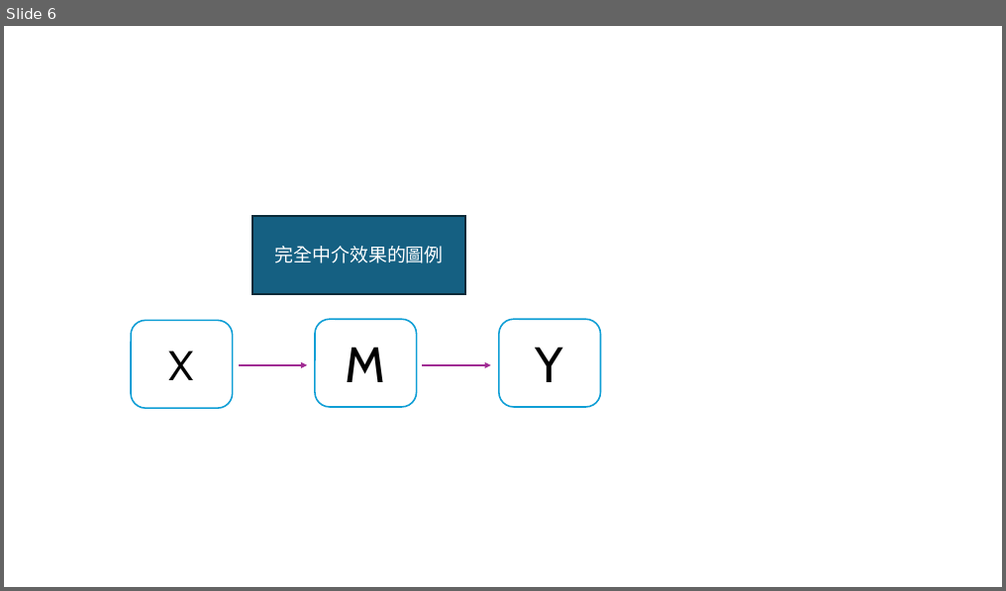
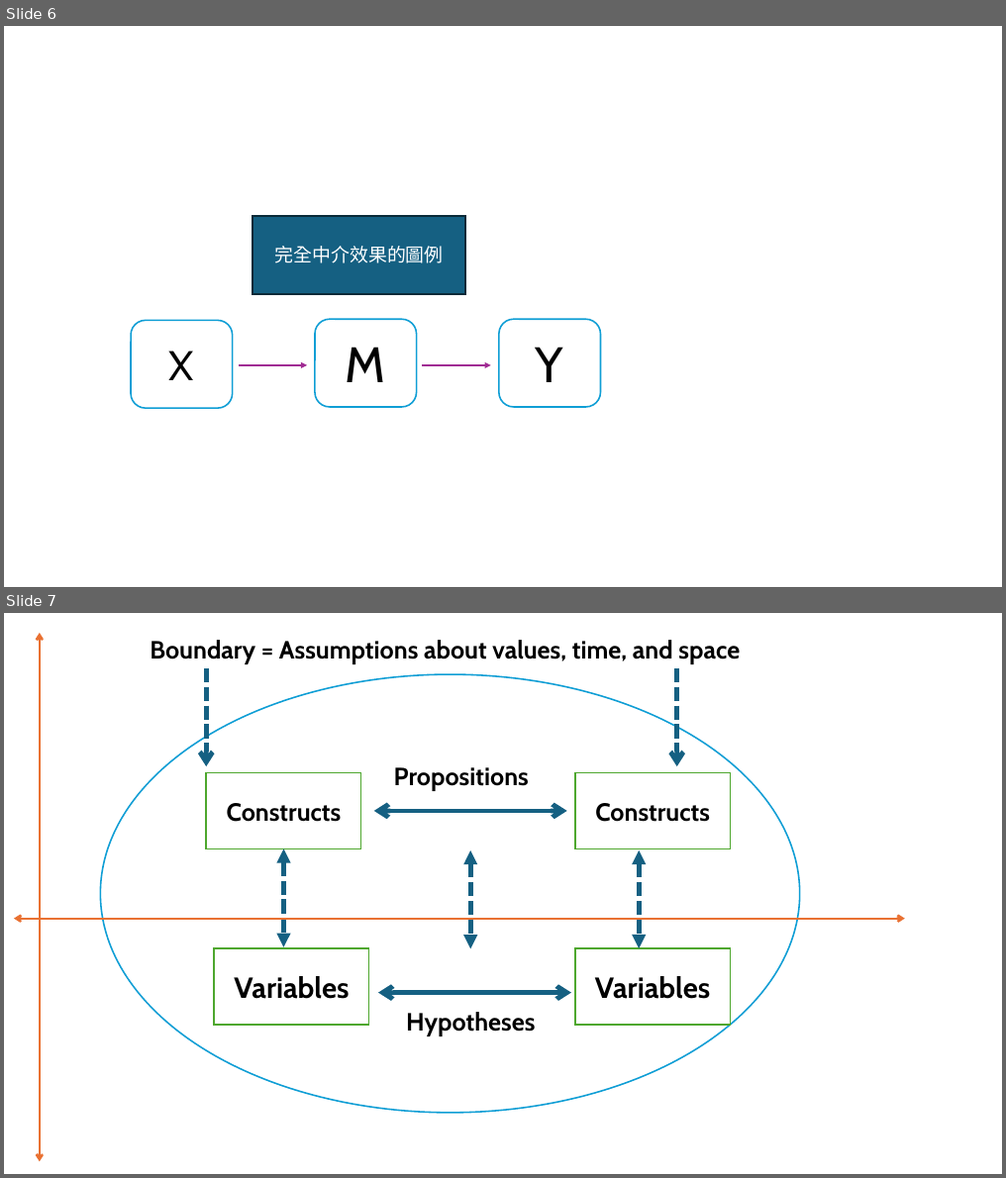
Before and after one commit to carina419/NTUST, a slide deck: 112-2/MI6006701 研究方法/研究方法上課製圖.pptx. Shown one above the other, each under a label of ours: slide 6 before the commit, slides 6 and 7 after it. The pictures are 1006x591 and 1006x1178 pixels, drawn with LibreOffice and Linux fonts; fonts in the diff are those of the drawing. Boxes give left, top, right and bottom in pixels: in the first picture for what was removed or moved away, otherwise in the second. Text is boxed around its words. In the diff, an @@ line names an element or a change of style, - is before the commit and + after.

```diff
--- a/112-2/MI6006701 研究方法/研究方法上課製圖.pptx
+++ b/112-2/MI6006701 研究方法/研究方法上課製圖.pptx
@@ slide 7 added at (4, 613, 1002, 1174), background #FFFFFF @@
@@ group added at (14, 633, 905, 1161): 7 double arrows, 4 rectangles, 3 texts, 2 arrows, 1 ellipse @@
+Constructs
+Variables
+Constructs
+Variables
+Hypotheses
+Propositions
+Boundary = Assumptions about values, time, and space
```
Also in this commit, not shown: 1 other slide added.
